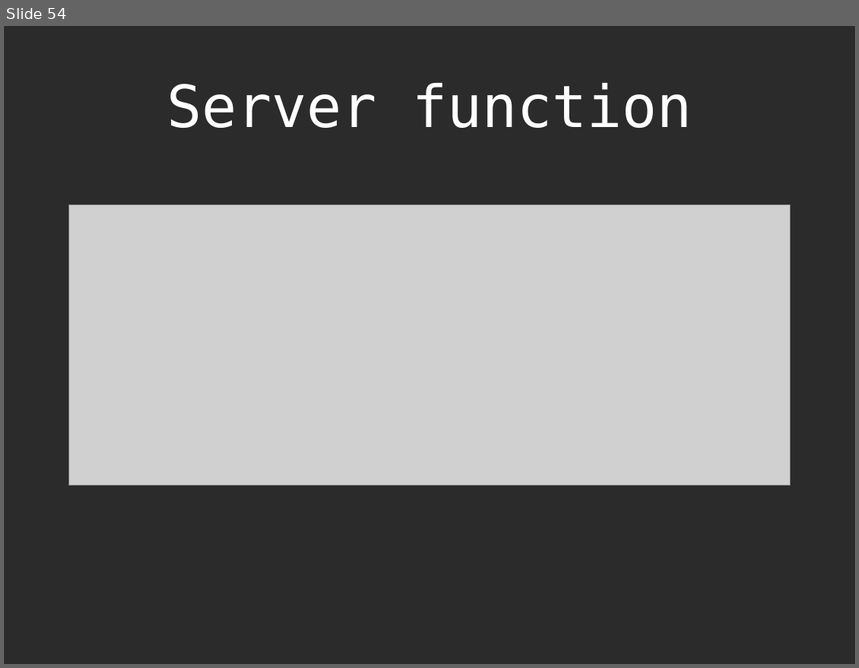
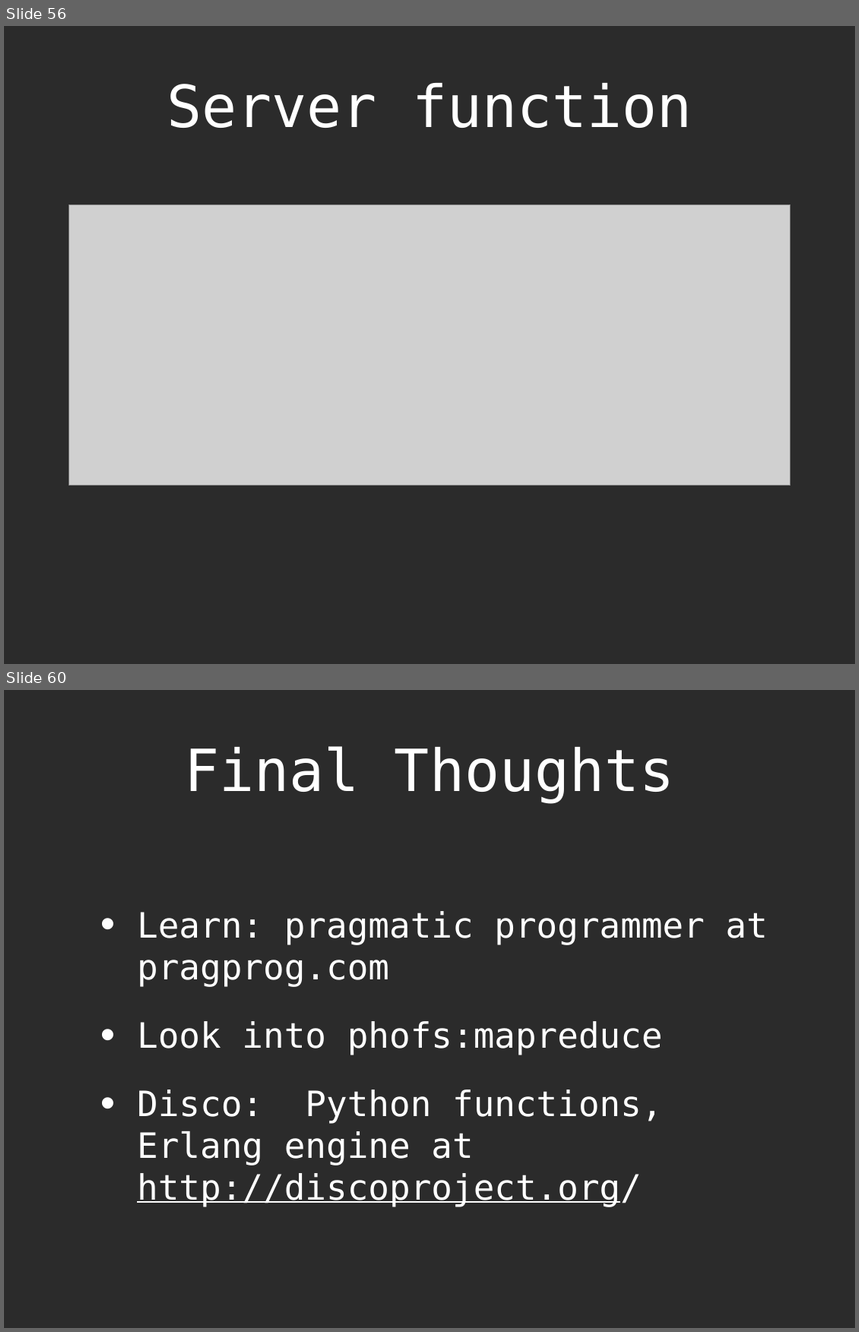
Before and after one commit to btedev/erlang_md5crack, a slide deck: presentation/Erlang.ppt. Shown one above the other, each under a label of ours: slide 54 before the commit, slides 56 and 60 after it; the slides between them are not shown. The pictures are 859x668 and 859x1332 pixels, drawn with LibreOffice and Linux fonts; fonts in the diff are those of the drawing; grey boxes stand for pictures; background and template pictures are left out; a plain dark background stands for a picture behind light text. Boxes give left, top, right and bottom in pixels: in the first picture for what was removed or moved away, otherwise in the second. Text is boxed around its words. In the diff, an @@ line names an element or a change of style, - is before the commit and + after.

```diff
--- a/presentation/Erlang.ppt
+++ b/presentation/Erlang.ppt
@@ slide 60 added at (4,690,855,1328), background picture (left out) @@
@@ title added at (185,746,675,804), 70 pt, text #FFFFFF @@
+Final Thoughts
@@ text added at (137,911,768,1208), 42 pt, text #FFFFFF @@
+• Learn: pragmatic programmer at pragprog.com
+• Look into phofs:mapreduce
+• Disco: Python functions, Erlang engine at http://discoproject.org/
@@ what was slide 54 is now slide 56 @@
```
Also in this commit, not shown: 12 slides changed, 3 other slides added, 15 other files.
